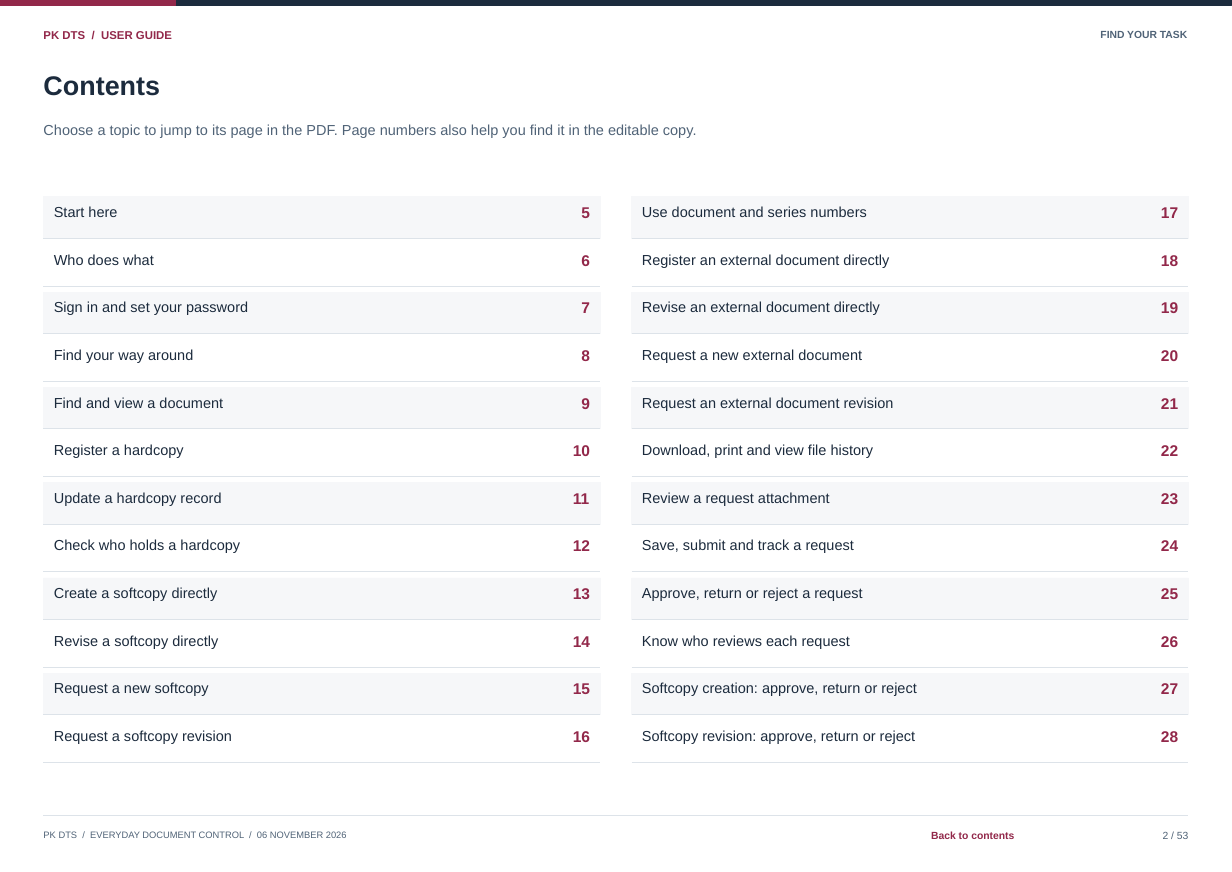
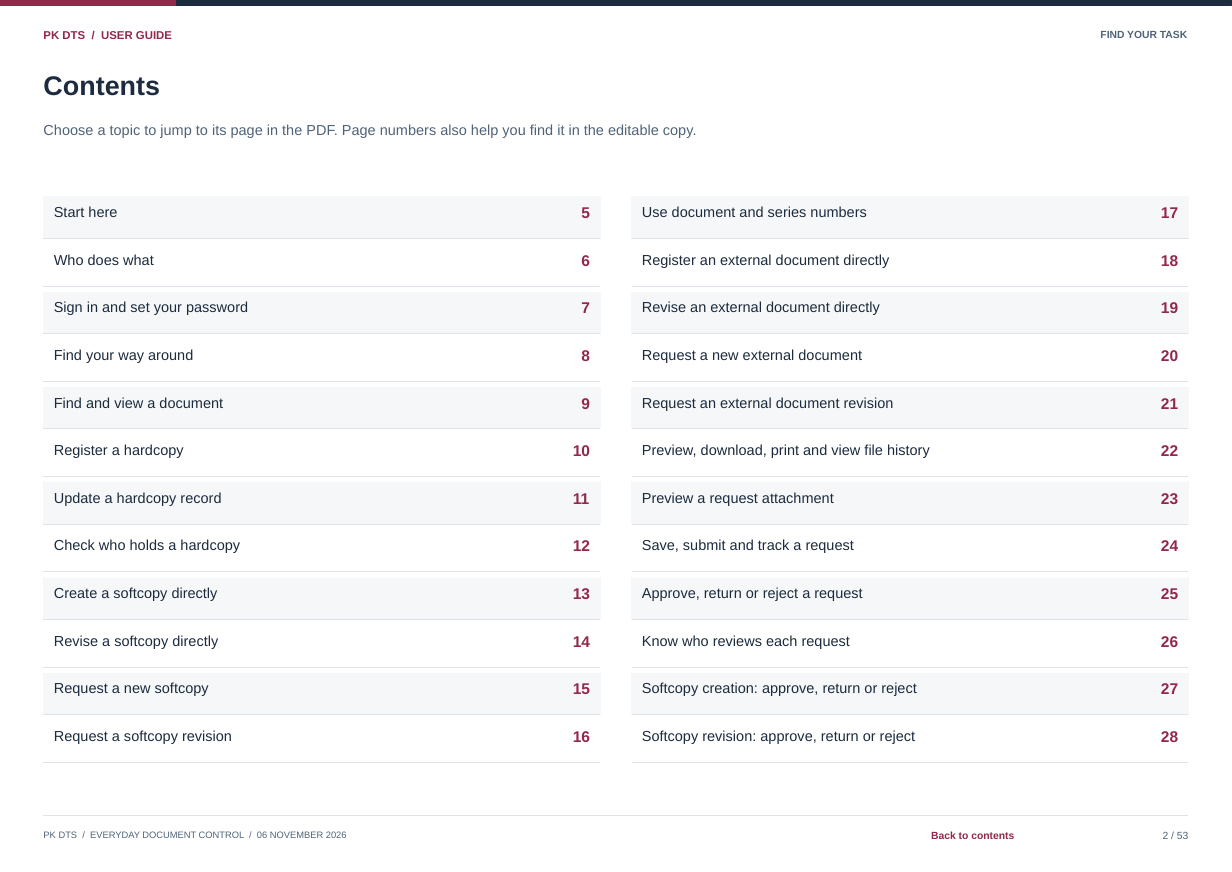
Before and after one commit to curib123/pk_document_tracking_system, a slide deck: slide 2 of docs/system-documentation/PK_DTS_User_Guide.pptx. Drawn at 1232x872 pixels with LibreOffice and Linux fonts; fonts in the diff are those of the drawing. Boxes give left, top, right and bottom in pixels: in the first picture for what was removed or moved away, otherwise in the second. Text is boxed around its words. In the diff, an @@ line names an element or a change of style, - is before the commit and + after.

```diff
--- a/docs/system-documentation/PK_DTS_User_Guide.pptx
+++ b/docs/system-documentation/PK_DTS_User_Guide.pptx
@@ text at box(642, 444, 930, 458): text changed @@
-Download, print and view file history
+Preview, download, print and view file history
@@ text at box(642, 492, 834, 506): text changed @@
-Review a request attachment
+Preview a request attachment
```
Also in this commit, not shown: 23 other slides changed, 22 other files.
